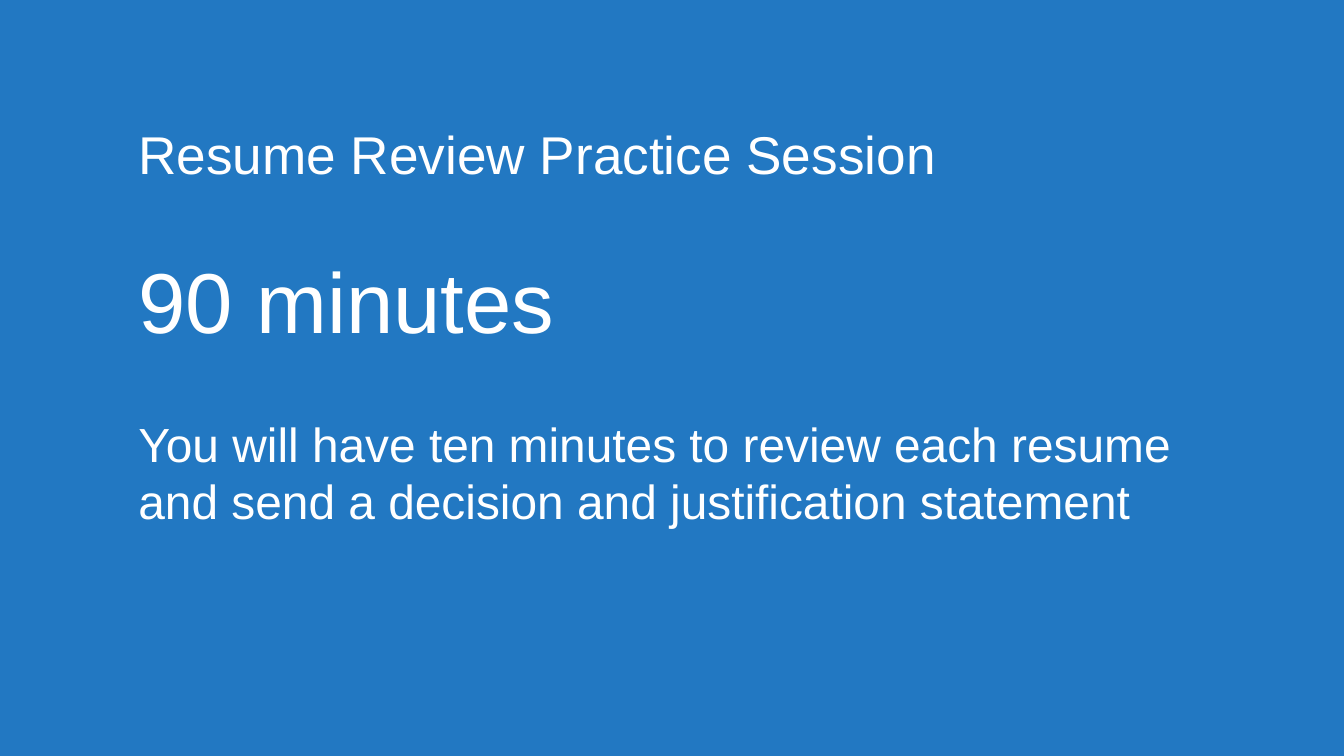
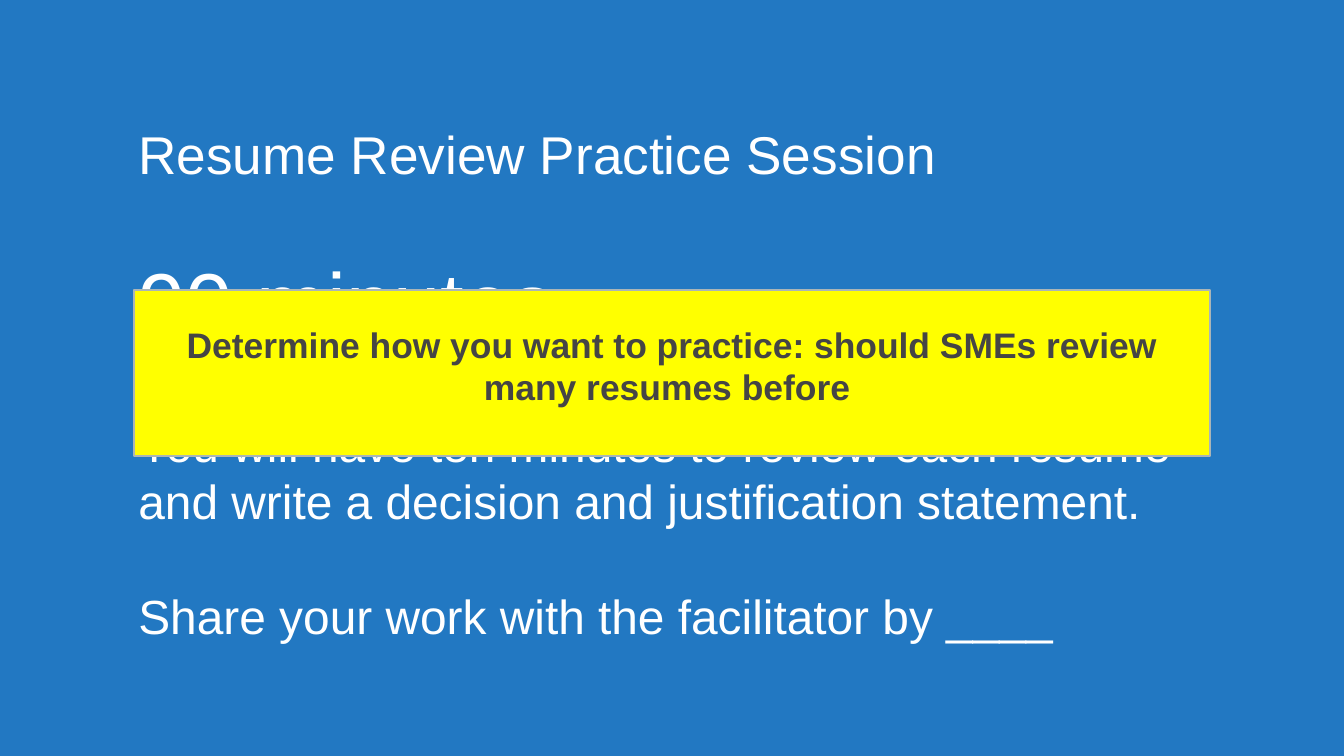
Before and after one commit to usds/SME-QA-Website, a slide deck: slide 25 of toolkit/resume-review/sme-training-resume-review.pptx. Drawn at 1344x756 pixels with LibreOffice and Linux fonts; fonts in the diff are those of the drawing. Boxes give left, top, right and bottom in pixels: in the first picture for what was removed or moved away, otherwise in the second. Text is boxed around its words. In the diff, an @@ line names an element or a change of style, - is before the commit and + after.

```diff
--- a/toolkit/resume-review/sme-training-resume-review.pptx
+++ b/toolkit/resume-review/sme-training-resume-review.pptx
@@ title at (138,135,1171,643): text changed @@
-Resume Review Practice Session
-90 minutes
-You will have ten minutes to review each resume and send a decision and justification statement
+Resume Review Practice Session
+90 minutes
+You will have ten minutes to review each resume and write a decision and justification statement.
+Share your work with the facilitator by ____
@@ rectangle added at (135,291,1210,457), fill #FFFF00, outline #AAB6B7 2 pt, 36 pt, text #454545, bold @@
+Determine how you want to practice: should SMEs review many resumes before
```
Also in this commit, not shown: 4 other slides changed.
